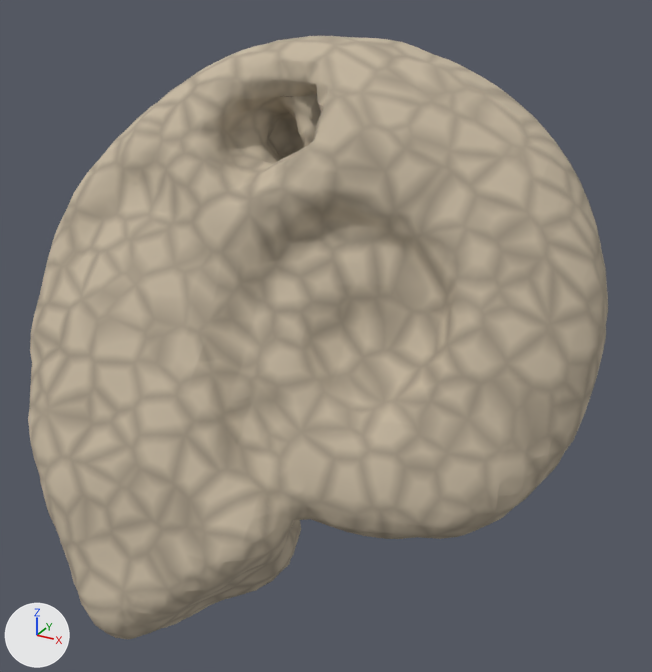
The glTF model src/content/animals/ammonite/model/model.glb as it was, and as the next commit left it.
Before and after are seen from a 50 mm lens placed at (0.295, -0.486, 0.268), pointed at (0.02, 0.015, 0.018). The axes (+X, +Y, +Z) are drawn at lower left. The lights are the same throughout. The first picture is the older version. Vertices at exactly the same position are counted once.

Before the edit, the objects in view are built like this:
```python
mat_fossilstone = bpy.data.materials.new('FossilStone')
mat_fossilstone.use_nodes = True; mat_fossilstone.node_tree.nodes.clear()
_N = mat_fossilstone.node_tree.nodes; _L = mat_fossilstone.node_tree.links
n0 = _N.new('ShaderNodeBsdfPrincipled'); n0.name = 'Principled BSDF'
n0.inputs[2].default_value = 0.96  # 'Roughness'
n1 = _N.new('ShaderNodeOutputMaterial'); n1.name = 'Material Output'
n2 = _N.new('ShaderNodeMix'); n2.name = 'Mix'
n2.data_type = 'RGBA'
n2.blend_type = 'MULTIPLY'
n2.inputs[0].default_value = 1.0  # 'Factor'
n3 = _N.new('ShaderNodeVertexColor'); n3.name = 'Color Attribute'
n4 = _N.new('ShaderNodeTexImage'); n4.name = 'Image Texture'
n4.image = img_bake_fossilstone
_L.new(n0.outputs[0], n1.inputs[0])  # 'BSDF' to 'Surface'
_L.new(n2.outputs[2], n0.inputs[0])  # 'Result' to 'Base Color'
_L.new(n3.outputs[0], n2.inputs[7])  # 'Color' to 'B'
_L.new(n4.outputs[0], n2.inputs[6])  # 'Color' to 'A'
me_ammonite_fossil = bpy.data.meshes.new('Ammonite_Fossil')
me_ammonite_fossil.from_pydata(...)  # 24885 vertices, 49778 faces; spans x -0.2..0.2, y -0.138..0.138, z -0.198..0.198
me_ammonite_fossil.materials.append(mat_fossilstone)
ob_ammonite_fossil = bpy.data.objects.new('Ammonite_Fossil', me_ammonite_fossil)
ob_ammonite_fossil.location = (0.0, 0.0, 0.0059)
ob_ammonite_fossil.rotation_euler = (0.0284, 0.0, 0.0307)  # degrees (1.6, 0, 1.8)
```
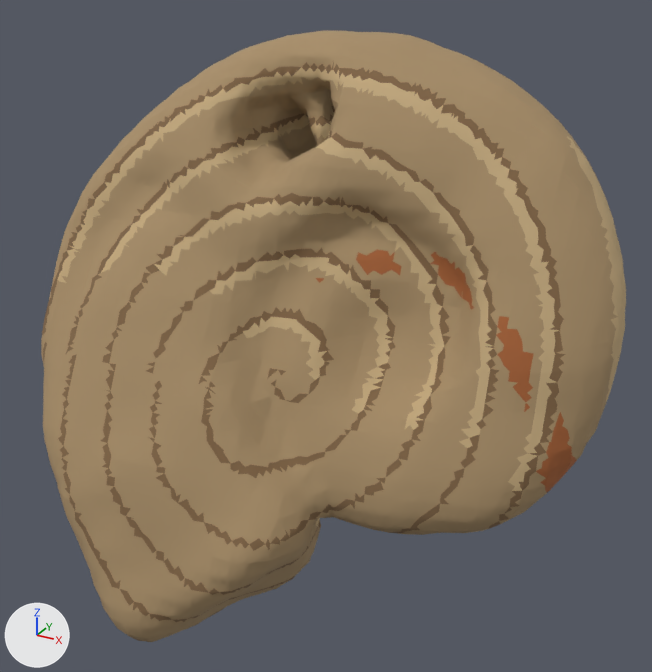
Pixel boxes [x1, y1, x2, y2] of what changed, in the pictures (652 x 672 px; the box of a moved part takes in the faces that stretch with it):
'Ammonite_Fossil', surface changed, moved, turned: before [28, 36, 608, 639]; after [41, 31, 626, 642]
part 1 of me_ammonite_fossil, moved or reshaped (mostly hidden): before [417, 267, 528, 363]; after [438, 262, 549, 359]
part 2 of me_ammonite_fossil, recoloured: before [47, 71, 608, 538]; after [57, 67, 626, 533]
part 3 of me_ammonite_fossil, recoloured: before [31, 64, 543, 639]; after [42, 61, 566, 642]
part 4 of me_ammonite_fossil, recoloured: before [299, 252, 555, 500]; after [316, 249, 577, 493]

Diff of the bpy script that builds the scene:
```diff
--- a/src/content/animals/ammonite/model/model.glb.py
+++ b/src/content/animals/ammonite/model/model.glb.py
@@ mat_fossilstone @@
 n2 = _N.new('ShaderNodeMix'); n2.name = 'Mix'
 n2.inputs[0].default_value = 1.0  # 'Factor'
+n2.inputs[7].default_value = (0.39, 0.27, 0.14, 1.0)  # 'B', brown #a88e69
 n3 = _N.new('ShaderNodeVertexColor'); n3.name = 'Color Attribute'
-n4 = _N.new('ShaderNodeTexImage'); n4.name = 'Image Texture'
-n4.image = img_bake_fossilstone
 _L.new(n0.outputs[0], n1.inputs[0])  # 'BSDF' to 'Surface'
 _L.new(n2.outputs[2], n0.inputs[0])  # 'Result' to 'Base Color'
-_L.new(n3.outputs[0], n2.inputs[7])  # 'Color' to 'B'
-_L.new(n4.outputs[0], n2.inputs[6])  # 'Color' to 'A'
+_L.new(n3.outputs[0], n2.inputs[6])  # 'Color' to 'A'
@@ mat_ironmineral @@
+mat_ironmineral = bpy.data.materials.new('IronMineral')
+# nodes: BsdfPrincipled, Mix, OutputMaterial, VertexColor
+# colours: brown #a66135, mixed with the vertex colours
@@ mat_raisedridge @@
+mat_raisedridge = bpy.data.materials.new('RaisedRidge')
+# nodes: BsdfPrincipled, Mix, OutputMaterial, VertexColor
+# colours: beige #c4aa7e, mixed with the vertex colours
@@ mat_deepgroove @@
+mat_deepgroove = bpy.data.materials.new('DeepGroove')
+# nodes: BsdfPrincipled, Mix, OutputMaterial, VertexColor
+# colours: brown #816545, mixed with the vertex colours
@@ me_ammonite_fossil @@
 me_ammonite_fossil.from_pydata(...)  # 24885 vertices, 49778 faces; spans x -0.2..0.2, y -0.138..0.138, z -0.198..0.198
 # used by ob_ammonite_fossil; location = (0.0, 0.0, 0.0059); rotation_euler = (0.0284, 0.0, 0.0307), in degrees (1.6, 0, 1.8)
+# me_ammonite_fossil part 1
+# 100 faces are deleted
+# 23 new faces join them, mat_fossilstone
+# 40 new faces join them, mat_raisedridge
+# 15 new faces join them, mat_deepgroove
+# 22 new faces join them, mat_ironmineral
+# me_ammonite_fossil part 2: 5608 faces spanning x -0.192..0.2, y -0.036..0.137, z -0.122..0.181 switch from mat_fossilstone to mat_raisedridge
+# me_ammonite_fossil part 3: 4408 faces spanning x -0.192..0.174, y -0.135..0.132, z -0.191..0.185 switch from mat_fossilstone to mat_deepgroove
+# me_ammonite_fossil part 4: 590 faces spanning x 0.008..0.186, y -0.025..0.093, z -0.062..0.077 switch from mat_fossilstone to mat_ironmineral
@@ ob_ammonite_fossil @@
 ob_ammonite_fossil = bpy.data.objects.new('Ammonite_Fossil', me_ammonite_fossil)
-ob_ammonite_fossil.location = (0.0, 0.0, 0.0059)
-ob_ammonite_fossil.rotation_euler = (0.0284, 0.0, 0.0307)  # degrees (1.6, 0, 1.8)
+ob_ammonite_fossil.location = (0.0111, 0.0046, 0.0079)
+ob_ammonite_fossil.rotation_euler = (0.0481, 0.0, 0.0672)  # degrees (2.8, 0, 3.9)
```
